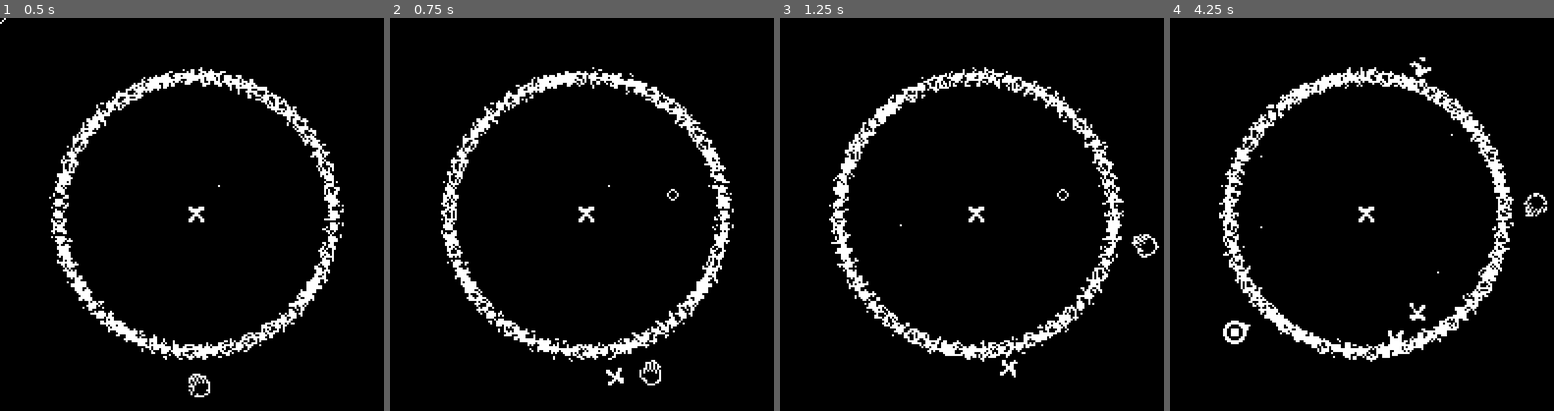
Above: before the commit, frames 1-4 (left to right).
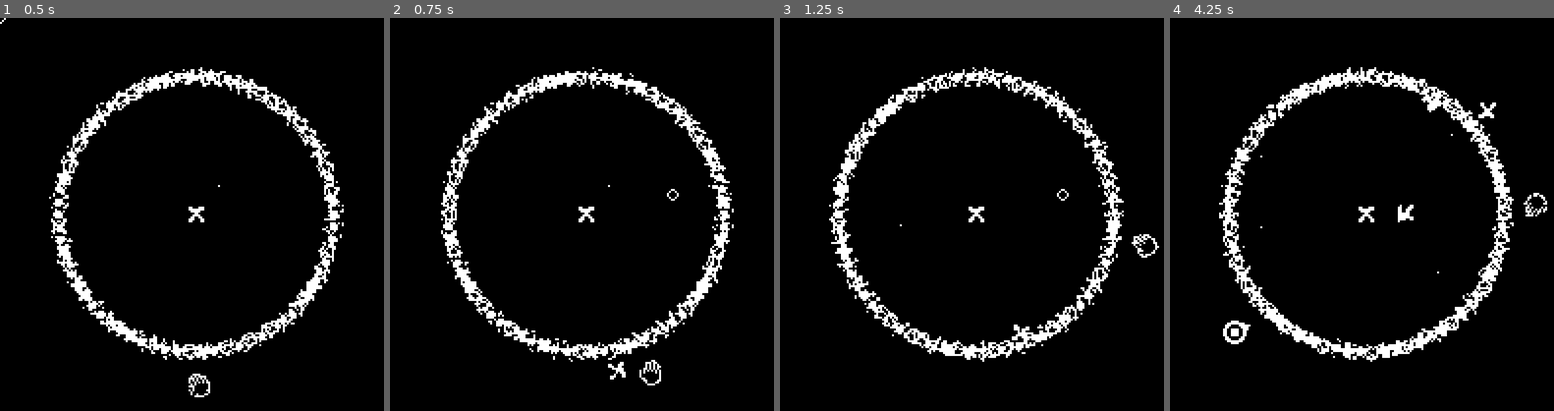
Above: after the commit, the same moments.

Repository: leogeier/amalgamage
Game: Godot game, scene res://scenes/Arena/Arena.tscn
Two runs of this game, one before a commit and one after it. Both use one fixed random seed, a clock stepped at 60 frames per second and the inputs below. Sound files missing from this copy of the repository are replaced by a short silence.
Inputs (mouse positions are in pixels of both pictures, inside the frame that each line leads up to):
- Up to frame 1 (0.5 s): no input
- Up to frame 2 (0.75 s): move the mouse to (674, 194) at 0.52 s; hold Right (ui_right) from 0.53 s (still down); tap Space (shoot) at 0.6 s
- Up to frame 3 (1.25 s): keep holding Right (ui_right)
- Up to frame 4 (4.25 s): move the mouse to (1289, 234) at 1.27 s; release Right (ui_right) at 1.28 s; hold Left (ui_left) 1.28-2.03 s; tap Space (shoot) every 0.75 s from 1.35 to 3.6 s; move the mouse to (1404, 128) at 2.02 s; hold Right (ui_right) 2.03-3.53 s; move the mouse to (1346, 293) at 2.77 s; move the mouse to (1484, 273) at 3.52 s; hold Left (ui_left) from 3.53 s (still down)

Frame 1 is identical in both runs. In frame 2, 0.2% of the frame differs, in the area x 56-62%, y 87-94%; in frame 3, 0.2%; in frame 4, 0.6%, in the area x 56-85%, y 10-83%.

Commit message:
stronger and differing impulses

Diff:
--- a/ld-46/project.godot
+++ b/ld-46/project.godot
@@ -31,6 +31,10 @@
 
 Score="*res://scenes/other resources/Score.gd"
 TransitionSounds="*res://scenes/TransitionSounds/TransitionSounds.tscn"
+
+[debug]
+
+gdscript/warnings/return_value_discarded=false
 
 [display]
 
--- a/ld-46/scenes/Amalgam/Amalgam.gd
+++ b/ld-46/scenes/Amalgam/Amalgam.gd
@@ -51,7 +51,7 @@
 		BlockCell.new(grid_pos, type, new_block_sprite, cell_length)
 	block_grid[grid_pos] = block_cell
 
-	mass += block_weight
+	#mass += block_weight
 	recalculate_collision_shape()
 	# Dirty hacks to ensure rotation around center of mass
 	var grid_size = block_grid.size()
@@ -99,7 +99,7 @@
 	block_grid = remain
 	recalculate_collision_shape()
 
-	mass -= block_weight
+	#mass -= block_weight
 	# Dirty hacks to ensure rotation around center of mass
 	# TODO: less duplication
 	var grid_size = block_grid.size()
@@ -136,16 +136,18 @@
 	var success = add_block_global(block.type, block_pos, block.get_sprite_idx())
 	block.schedule_removal()
 
-	var impulse_offset = to_local(block.to_global(block_pos))
 	# TODO better impulse calc
-	$AttachSound.play()
-	apply_impulse(impulse_offset, block.direction * 10)
 	if success:
-		Score.score += 1
+		$AttachSound.play()
 		arena.shake()
 
+		var impulse_offset = to_local(block.to_global(block_pos))
+		apply_impulse(impulse_offset, block.direction * block.force)
+
+		Score.score += 1
+
 func _ready():
-	mass = 0.00001
+	#mass = 0.00001
 	inertia = 1000
 	add_block_local("center", Vector2(0,0), randi() % 6, false)
 
--- a/ld-46/scenes/Arena/Arena.gd
+++ b/ld-46/scenes/Arena/Arena.gd
@@ -17,13 +17,14 @@
 	screenshake_start = OS.get_ticks_msec()
 	screenshake_duration = duration
 
-func spawn_block(pos, dir, rot):
+func spawn_block(pos, dir, rot, force):
 	var new_block = block.instance()
 	add_child(new_block)
 	new_block.position = pos
 	new_block.rotation = rot
 	new_block.direction = dir
 	new_block.velocity = block_velocity
+	new_block.force = force
 
 func add_spawn_controller():
 	var new_controller = $ProtoSpawnController.duplicate()
--- a/ld-46/scenes/Arena/Arena.tscn
+++ b/ld-46/scenes/Arena/Arena.tscn
@@ -11,11 +11,17 @@
 "arena",
 ]]
 script = ExtResource( 2 )
+block_velocity = 40.0
 shake_strength = 2.0
+
+[node name="SpawnControllerTimer" type="Timer" parent="."]
+wait_time = 20.0
+autostart = true
 
 [node name="Shooter" parent="." instance=ExtResource( 1 )]
 position = Vector2( 100, 100 )
 radius = 85.0
+block_force = 15.0
 
 [node name="Amalgam" parent="." instance=ExtResource( 3 )]
 position = Vector2( 100, 100 )
@@ -30,10 +36,7 @@
 [node name="ProtoSpawnController" parent="." instance=ExtResource( 6 )]
 position = Vector2( 100, 100 )
 active = false
-
-[node name="SpawnControllerTimer" type="Timer" parent="."]
-wait_time = 20.0
-autostart = true
+block_force = 20.0
 
 [node name="CPUParticles2D" type="CPUParticles2D" parent="."]
 position = Vector2( 100, 100 )
--- a/ld-46/scenes/Block/Block.gd
+++ b/ld-46/scenes/Block/Block.gd
@@ -6,6 +6,7 @@
 var sprite_rot_speed = 0
 var type = "normal"
 var remove = false
+var force = 10
 
 const max_rot_speed = .05
 
--- a/ld-46/scenes/EnemySpawner/EnemySpawner.gd
+++ b/ld-46/scenes/EnemySpawner/EnemySpawner.gd
@@ -7,6 +7,7 @@
 var dir
 var arena
 var remove = false
+var block_force
 
 const blink_period = 800
 
@@ -19,7 +20,7 @@
 	kind = new_kind
 
 func spawn_block():
-	arena.spawn_block(global_position	, dir, 0)
+	arena.spawn_block(global_position	, dir, 0, block_force)
 
 func schedule_removal():
 	remove = true
--- a/ld-46/scenes/Shooter/Shooter.gd
+++ b/ld-46/scenes/Shooter/Shooter.gd
@@ -5,6 +5,7 @@
 # in radians
 export(float) var velocity = 2
 export var shoot_delay = 1000
+export(float) var block_force = 10
 
 # in radians
 var cur_rot = 0
@@ -54,5 +55,5 @@
 		var pos = position + shooter_pos
 		var shooter_rot = sprite.rotation
 		var dir = Vector2(1,0).rotated(shooter_rot)
-		arena.spawn_block(pos, dir, -cur_rot)
+		arena.spawn_block(pos, dir, -cur_rot, block_force)
 		$ShootSound.play()
--- a/ld-46/scenes/SpawnController/SpawnController.gd
+++ b/ld-46/scenes/SpawnController/SpawnController.gd
@@ -8,6 +8,7 @@
 export(bool) var active = true setget set_active
 export(float) var radius = 90.0
 export(String) var kind = "block"
+export(float) var block_force = 10
 
 var amalgam
 
@@ -29,6 +30,7 @@
 	var new_spawner = enemy_spawner.instance()
 	add_child(new_spawner)
 	new_spawner.position = spawner_pos
+	new_spawner.block_force = block_force
 
 	var dir = (amalgam.global_position - to_global(spawner_pos)).normalized()
 	new_spawner.start_spawn(kind, dir)
--- a/ld-46/scenes/other resources/Score.gd
+++ b/ld-46/scenes/other resources/Score.gd
@@ -13,6 +13,6 @@
 func reset_score():
 	score = 1
 
-func _ready():
+func _process(delta):
 	# Should probably not be in here
 	Input.set_mouse_mode(Input.MOUSE_MODE_HIDDEN)
